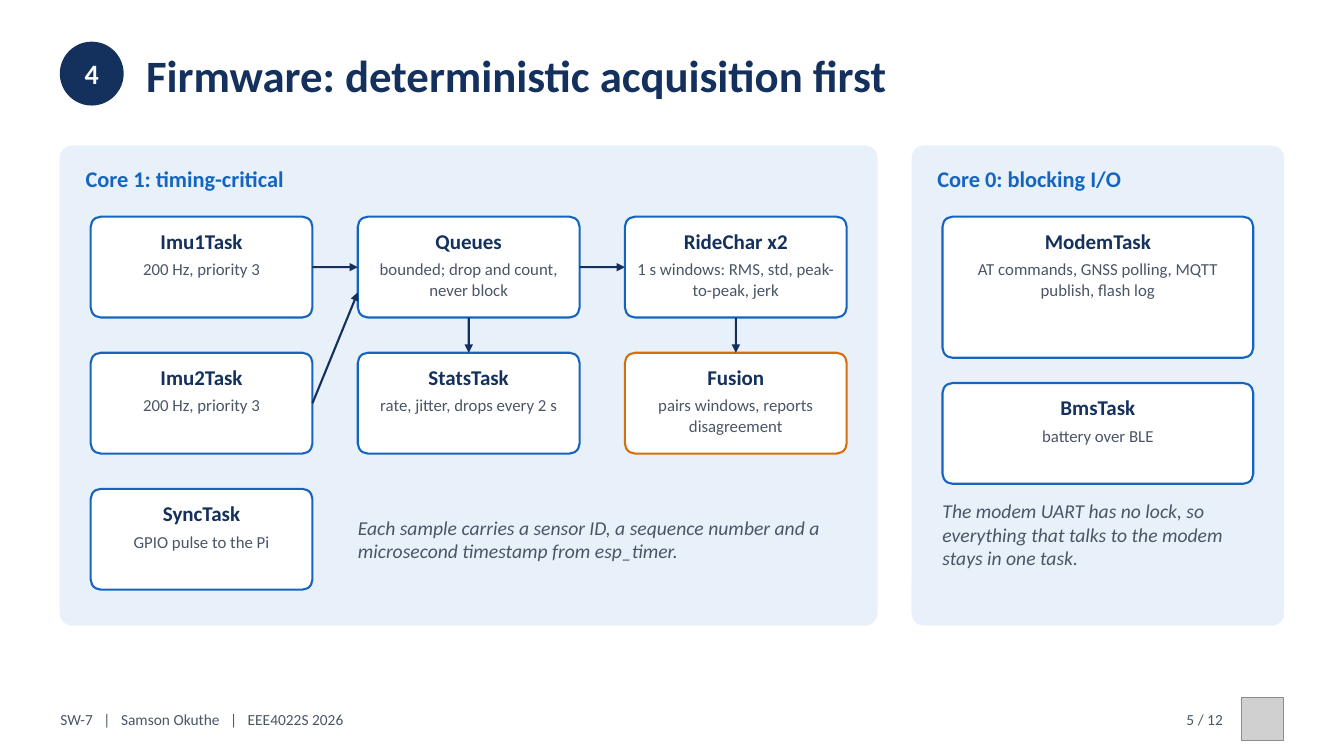
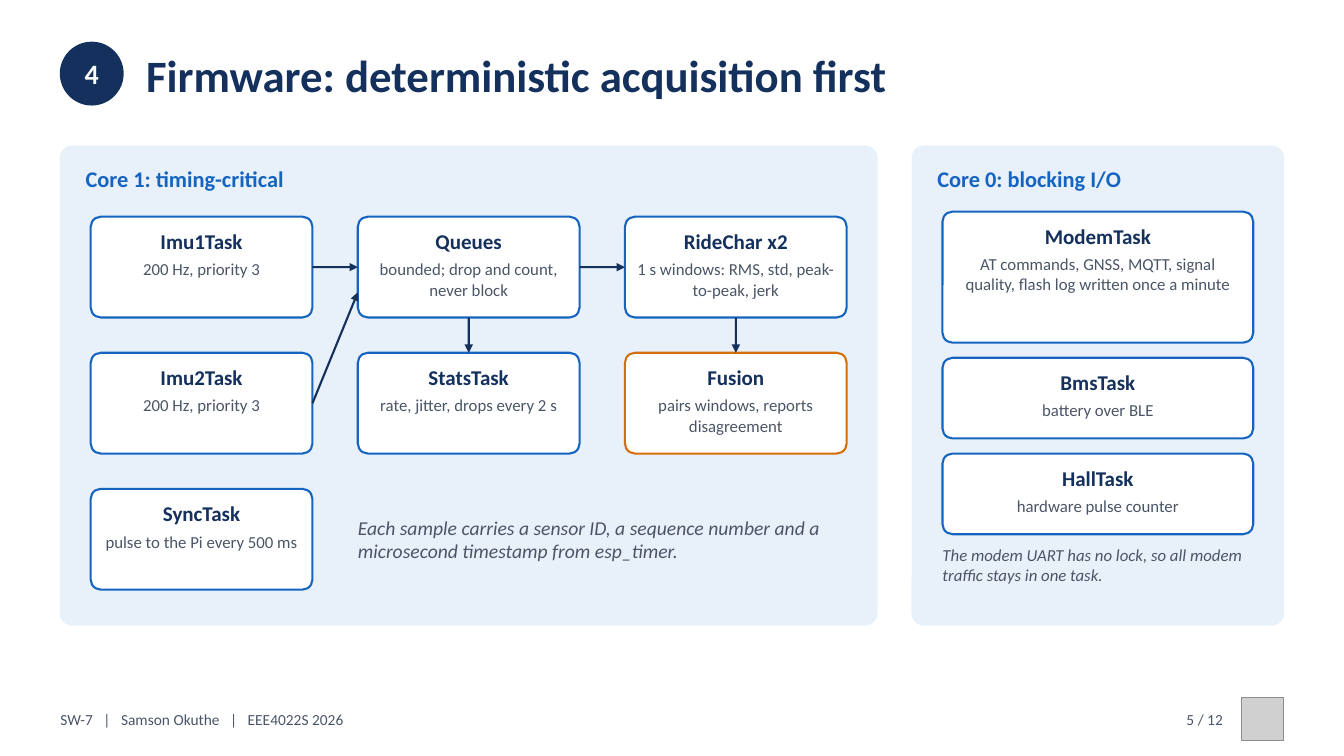
Before and after one commit to 0geder/Tukzie-HPEC-HUD, a slide deck: slide 5 of Presentation/SW7_Final_Presentation.pptx. Drawn at 1344x756 pixels with LibreOffice and Linux fonts; fonts in the diff are those of the drawing; grey boxes stand for pictures. Boxes give left, top, right and bottom in pixels: in the first picture for what was removed or moved away, otherwise in the second. Text is boxed around its words. In the diff, an @@ line names an element or a change of style, - is before the commit and + after.

```diff
--- a/Presentation/SW7_Final_Presentation.pptx
+++ b/Presentation/SW7_Final_Presentation.pptx
@@ rounded rectangle: place and size @@
-rounded rectangle at (943, 217, 1253, 358)
+rounded rectangle at (943, 212, 1253, 343)
@@ rounded rectangle at (943, 212, 1253, 343): proportions changed @@
@@ text "ModemTask": place and size @@
-text "ModemTask" at (1045, 234, 1151, 249)
+text "ModemTask" at (1045, 229, 1151, 244)
@@ text at (966, 258, 1230, 293): text changed @@
-AT commands, GNSS polling, MQTT publish, flash log
+AT commands, GNSS, MQTT, signal quality, flash log written once a minute
@@ rounded rectangle at (943, 358, 1253, 439): proportions changed @@
@@ rounded rectangle: place and size @@
-rounded rectangle at (943, 383, 1253, 484)
+rounded rectangle at (943, 358, 1253, 439)
@@ text "BmsTask": place and size @@
-text "BmsTask" at (1060, 400, 1135, 415)
+text "BmsTask" at (1060, 375, 1135, 390)
@@ text "battery over BLE": place and size @@
-text "battery over BLE" at (1042, 430, 1153, 445)
+text "battery over BLE" at (1042, 404, 1153, 419)
@@ rounded rectangle added at (943, 454, 1253, 534), fill #FFFFFF, outline #1565C0 1.5 pt @@
@@ text added at (1062, 471, 1133, 486), 15 pt, text #14305C, bold @@
+HallTask
@@ text added at (1017, 500, 1179, 515), 12 pt, text #4A5566 @@
+hardware pulse counter
@@ text at (106, 536, 297, 551): text changed @@
-GPIO pulse to the Pi
+pulse to the Pi every 500 ms
@@ text at (942, 549, 1242, 584): text changed; size 14 to 12 pt @@
-The modem UART has no lock, so everything that talks to the modem stays in one task.
+The modem UART has no lock, so all modem traffic stays in one task.
```
Also in this commit, not shown: 5 other slides changed, 3 slides added, 3 slides removed, 10 other files.
